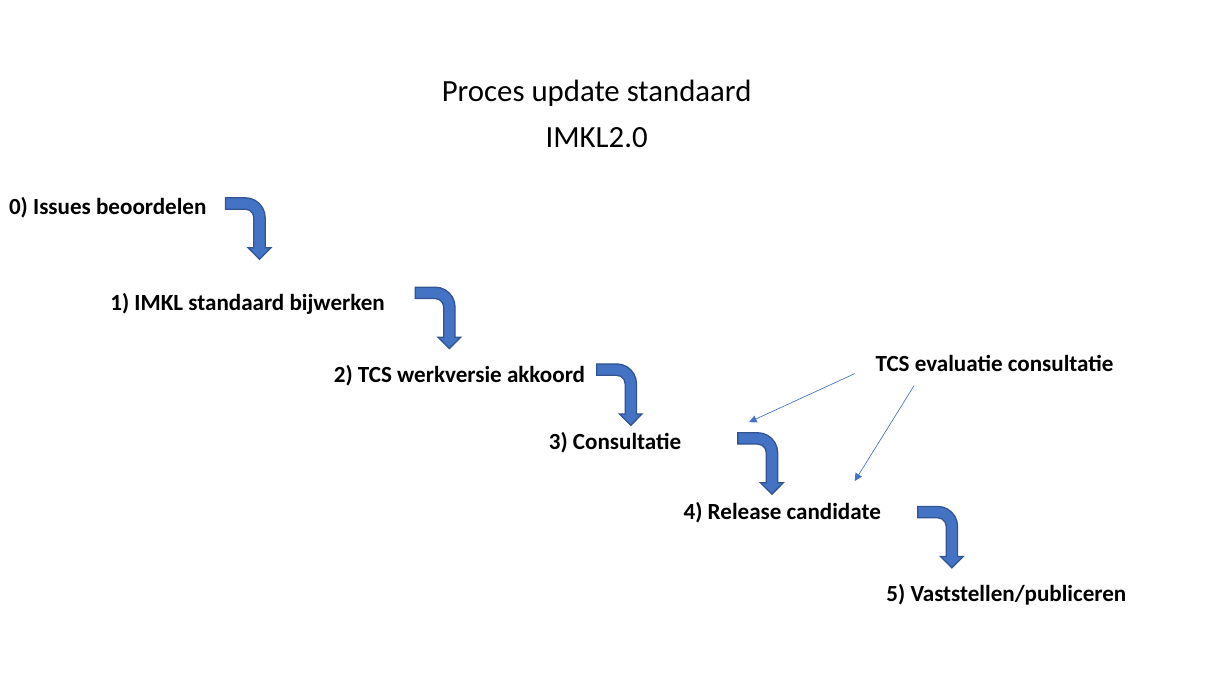
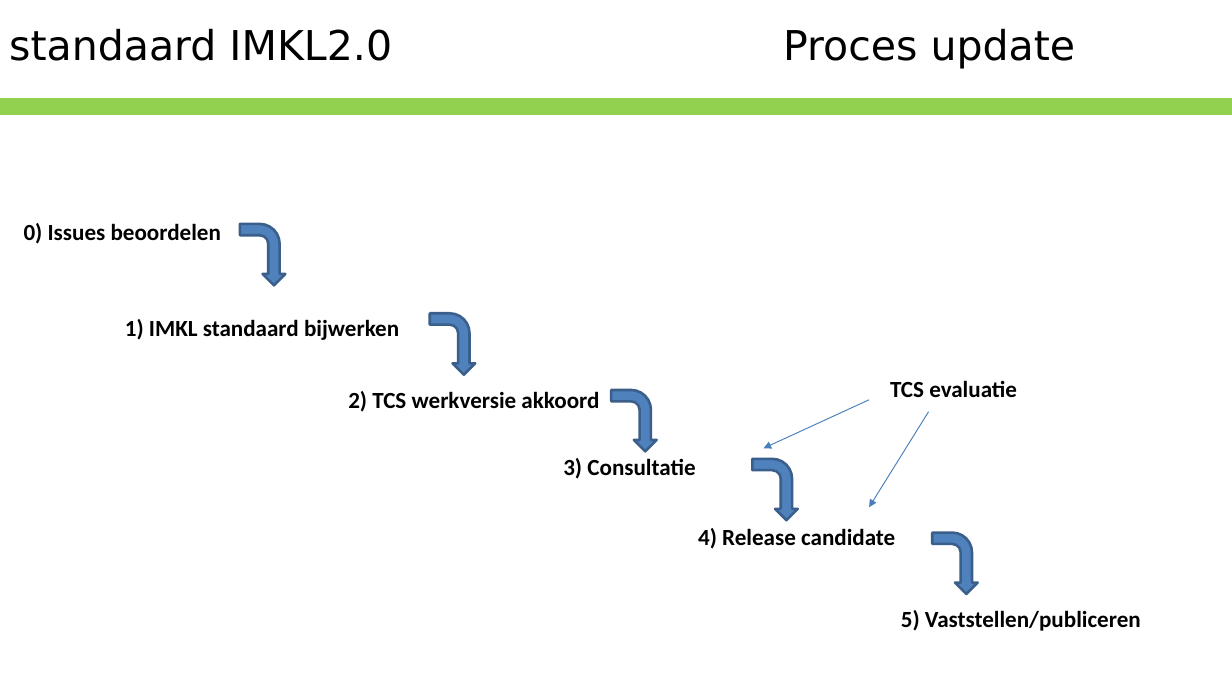
Before and after one commit to Geonovum/imkl2015-review, a slide deck: slide 3 of IMKL2.x/beheer van issues/IMKL2.0 planning update standaard.pptx (slide 2 before the commit). Drawn at 1232x693 pixels with LibreOffice and Linux fonts; fonts in the diff are those of the drawing; background and template pictures are left out. Boxes give left, top, right and bottom in pixels: in the first picture for what was removed or moved away, otherwise in the second. Text is boxed around its words. In the diff, an @@ line names an element or a change of style, - is before the commit and + after.

```diff
--- a/IMKL2.x/beheer van issues/IMKL2.0 planning update standaard.pptx
+++ b/IMKL2.x/beheer van issues/IMKL2.0 planning update standaard.pptx
@@ text added at bbox=[9, 28, 1076, 69], 32 pt, text #000000 @@
+standaard IMKL2.0 Proces update
@@ subtitle removed at bbox=[442, 79, 752, 148] @@
-Proces update standaard
-IMKL2.0
@@ rectangle added at bbox=[0, 99, 1232, 114], fill #92D050, outline #92D050 2 pt @@
@@ text at bbox=[890, 380, 1017, 397]: text changed @@
-TCS evaluatie consultatie
+TCS evaluatie
@@ fill #4472C4 to #4F81BD; outline #325491 1 pt to #3A5F8C 2 pt in 5 elements at bbox=[932, 533, 977, 594], bbox=[240, 224, 285, 285], bbox=[753, 459, 798, 520], bbox=[429, 314, 475, 375], bbox=[611, 390, 657, 451] @@
@@ 6 texts, 5 bent arrows, 2 arrows: place and size @@
-6 texts, 5 bent arrows, 2 arrows at bbox=[9, 197, 1127, 605]
+6 texts, 5 bent arrows, 2 arrows at bbox=[24, 223, 1141, 631]
@@ arrow (870, 400) - (763, 448): stroke #4472C4 0.5 pt to #4B7EBC 0.75 pt @@
@@ arrow (929, 412) - (870, 507): stroke #4472C4 0.5 pt to #4B7EBC 0.75 pt @@
```
Also in this commit, not shown: 2 other slides changed, 1 slide added.
